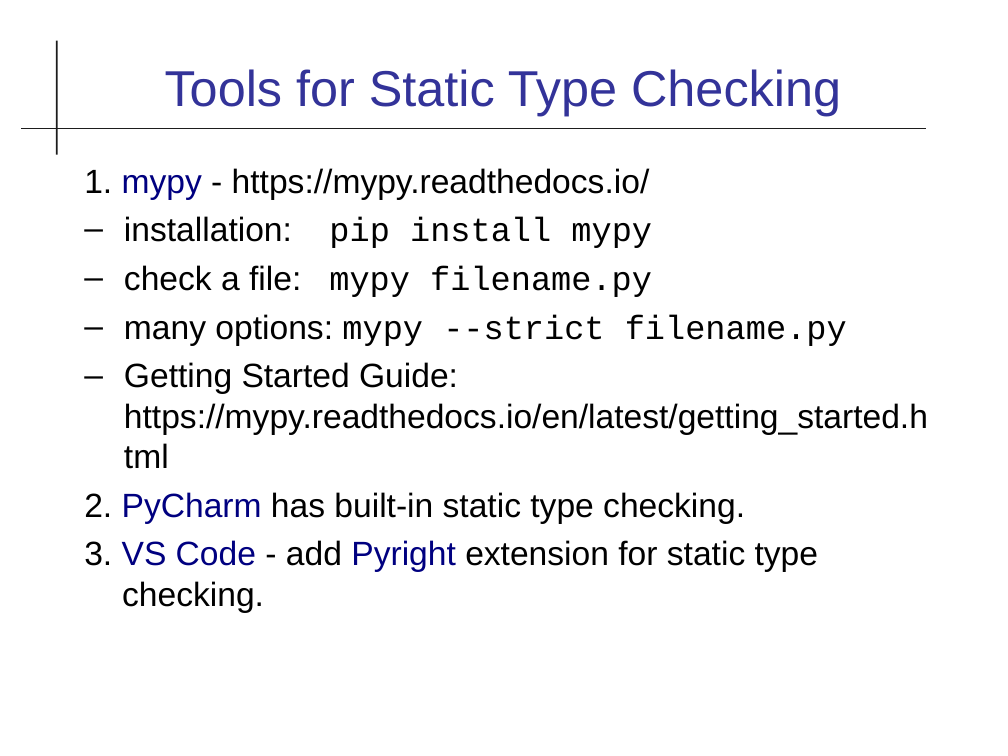
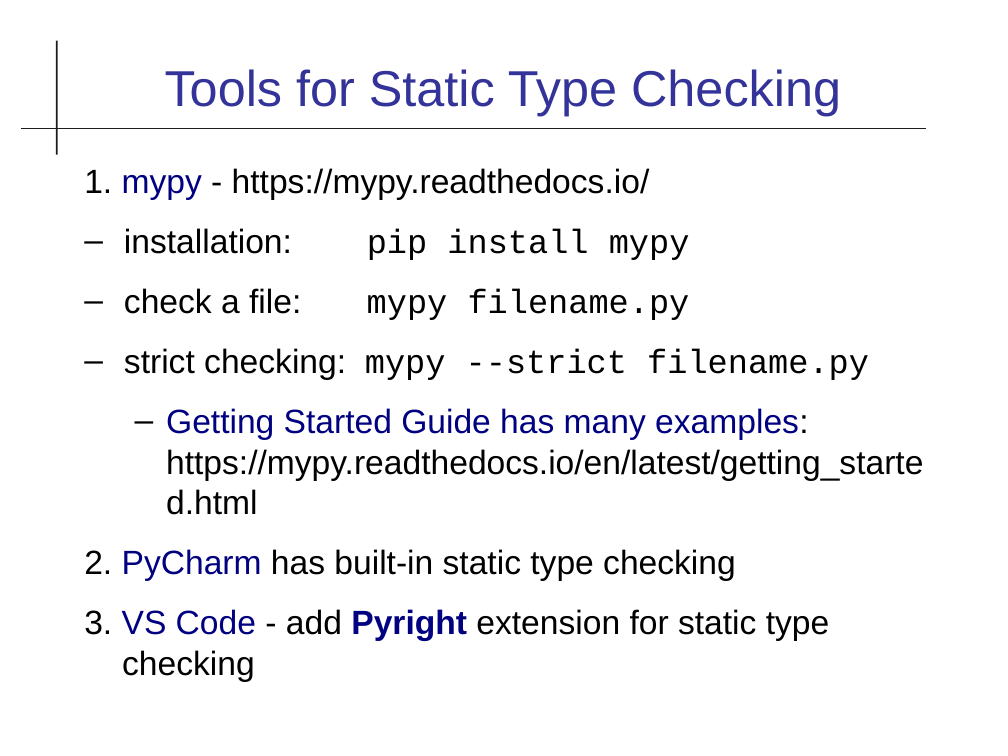
Before and after one commit to cpske/ISP, a slide deck: slide 15 of code-quality/Type-Checking.odp (slide 14 before the commit). Drawn at 1008x756 pixels with LibreOffice and Linux fonts; fonts in the diff are those of the drawing. Boxes give left, top, right and bottom in pixels: in the first picture for what was removed or moved away, otherwise in the second. Text is boxed around its words. In the diff, an @@ line names an element or a change of style, - is before the commit and + after.

Commit message:
update types and type hinting

```diff
--- a/code-quality/Type-Checking.odp
+++ b/code-quality/Type-Checking.odp
@@ text at (124,228,690,320): more space between paragraphs @@
@@ text at (84,348,923,682): text changed @@
-  – many options: mypy --strict filename.py
-  – Getting Started Guide: https://mypy.readthedocs.io/en/latest/getting_started.html
-2. PyCharm has built-in static type checking.
-3. VS Code - add Pyright extension for static type checking.
+  – strict checking: mypy --strict filename.py
+  – Getting Started Guide has many examples:
+    https://mypy.readthedocs.io/en/latest/getting_started.html
+2. PyCharm has built-in static type checking
+3. VS Code - add Pyright extension for static type checking
```
Also in this commit, not shown: 12 other slides changed, 5 slides added, 3 other files.
